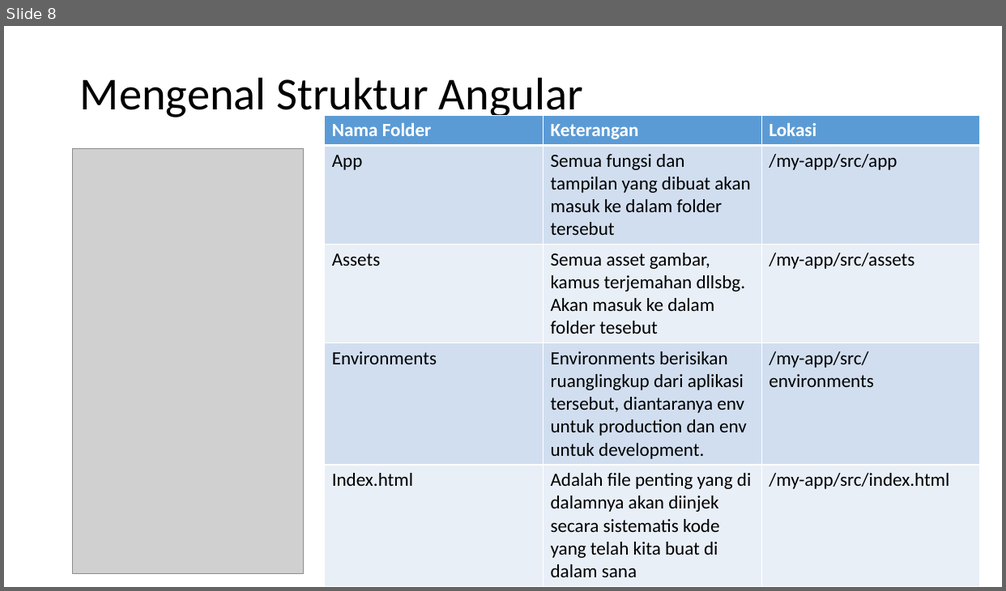
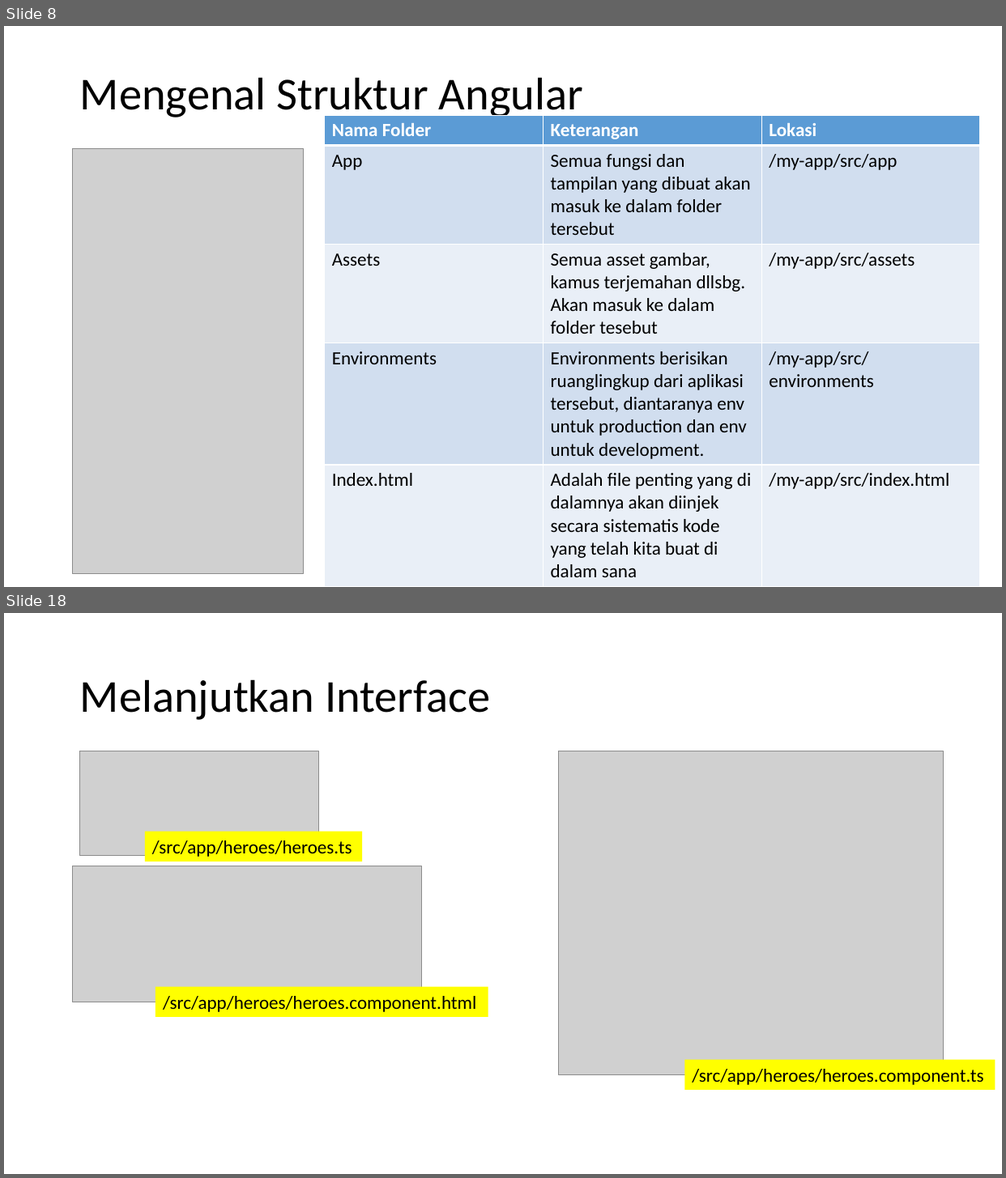
Before and after one commit to alifrazanit/ngodingBareng, a slide deck: Week 6.pptx. Shown one above the other, each under a label of ours: slide 8 before the commit, slides 8 and 18 after it; the slides between them are not shown. The pictures are 1006x591 and 1006x1178 pixels, drawn with LibreOffice and Linux fonts; fonts in the diff are those of the drawing; grey boxes stand for pictures. Boxes give left, top, right and bottom in pixels: in the first picture for what was removed or moved away, otherwise in the second. Text is boxed around its words. In the diff, an @@ line names an element or a change of style, - is before the commit and + after.

```diff
--- a/Week 6.pptx
+++ b/Week 6.pptx
@@ slide 18 added at [4, 613, 1002, 1174], background #FFFFFF @@
@@ title added at [80, 679, 490, 720], 44 pt, text #000000 @@
+Melanjutkan Interface
@@ picture added at [80, 752, 319, 856] @@
@@ picture added at [559, 752, 944, 1075] @@
@@ rectangle added at [145, 832, 362, 862], fill #FFFF00, 18 pt, text #000000 @@
+/src/app/heroes/heroes.ts
@@ picture added at [73, 867, 423, 1003] @@
@@ rectangle added at [155, 987, 488, 1017], fill #FFFF00, 18 pt, text #000000 @@
+/src/app/heroes/heroes.component.html
@@ rectangle added at [685, 1060, 996, 1090], fill #FFFF00, 18 pt, text #000000 @@
+/src/app/heroes/heroes.component.ts
```
Also in this commit, not shown: 16 other slides added, 1 slide removed, 9 other files.
